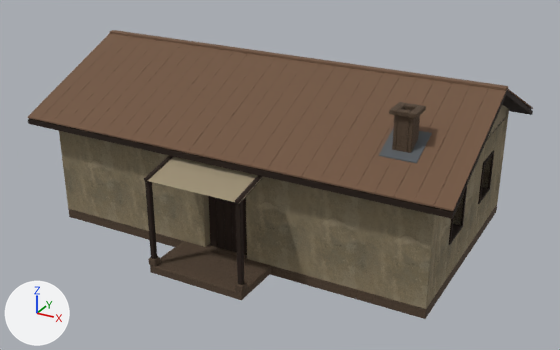
A saved change to the glTF model assets/buildings/world-architecture-v1/d_pilgrim.glb.
One viewpoint serves both versions: a 50 mm camera at (10.79, -19.89, 11.02) aimed at (0.28, -0.79, 1.47). Lighting does not change. The marker at lower left points along +X, +Y and +Z. The older version comes first. Objects named as collision shapes, trigger or cutter boxes, shadow casters or lower levels of detail are left out. Vertices at exactly the same position are counted once.

The scene before the commit, as lines of its bpy script (objects in view):
```python
me_cube_002 = bpy.data.meshes.new('Cube.002')
me_cube_002.from_pydata(...)  # 615 vertices, 1176 faces; spans x -2.65..9.35, y -0.2..6.8, z -1.7..3.08
me_cube_002.materials.append(mat_dp_lime)
me_cube_013 = bpy.data.meshes.new('Cube.013')
me_cube_013.from_pydata(...)  # 600 vertices, 1116 faces; spans x -0.8..12.4, y -3.17..6.04, z -1.58..3.14
me_cube_013.materials.append(mat_dp_timber)
me_cube_103 = bpy.data.meshes.new('Cube.103')
me_cube_103.from_pydata(...)  # 24 vertices, 44 faces; spans x -0.13..0.13, y -0.04..0.04, z -1.18..1.18
me_cube_103.materials.append(mat_dp_timber)
me_roof_clay_plate = bpy.data.meshes.new('roof clay plate')
me_roof_clay_plate.from_pydata(...)  # 4260 vertices, 6518 faces; spans x -6.6..6.6, y -4.1..4.1, z 3.17..5.0
me_roof_clay_plate.materials.append(mat_dp_fired_roof_clay)  # brown #735742
me_stove_flashing = bpy.data.meshes.new('stove flashing')
me_stove_flashing.from_pydata(...)  # 72 vertices, 136 faces; spans x 4.17..5.35, y -3.05..-1.95, z 0.46..4.15
me_stove_flashing.materials.append(mat_dp_stove_iron)  # dark grey #55595d
ob_door_plank_002 = bpy.data.objects.new('Door plank.002', me_cube_103)
ob_door_plank_002.parent = ob_entryportal_entry_hinge
ob_door_plank_002.location = (0.65, 0.0, 1.18)
ob_portal_wall = bpy.data.objects.new('portal wall', me_cube_002)
ob_portal_wall.location = (-3.35, -3.3, 1.7)
ob_roof_clay_plate = bpy.data.objects.new('roof clay plate', me_roof_clay_plate)
ob_roof_clay_plate.location = (0.0, 0.0, 0.0)
ob_stove_flashing = bpy.data.objects.new('stove flashing', me_stove_flashing)
ob_stove_flashing.location = (0.0, 0.0, 0.0)
ob_window_jamb = bpy.data.objects.new('window jamb', me_cube_013)
ob_window_jamb.location = (-5.8, -1.94, 1.77)
# also in view: 'entry shade' at (0.0, -4.3, 2.78); 'foundation' at (0.0, -0.8, 2.29)
```
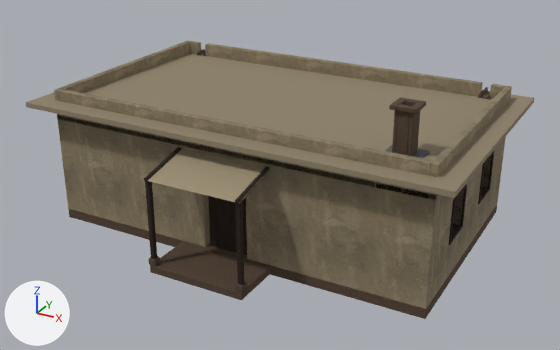
Where the newer file only moved an object's origin or applied its transform, the numbers keep the older frame.

Where the change shows, as pixel boxes [x1, y1, x2, y2] in the pictures (560 x 350 px; the box of a moved part takes in the faces that stretch with it):
'portal wall', reshaped: before [59, 105, 509, 309]; after [25, 41, 534, 309]
'roof clay plate', deleted (brown): before [28, 30, 533, 211]
'window jamb', reshaped (13% narrower, 14% shorter): before [28, 90, 533, 285]; after [57, 117, 494, 285]
'stove flashing', reshaped (mostly hidden afterwards): before [379, 130, 432, 163]; after [385, 145, 430, 158]
part 1 of me_cube_002, added: after [189, 41, 201, 55]
part 2 of me_cube_002, rebuilt (not visible before): after [54, 41, 191, 101]
part 3 of me_cube_002, added (brown): after [25, 49, 534, 198]
part 4 of me_cube_002, added (brown): after [59, 89, 433, 176]
part 5 of me_cube_002, added (brown): after [205, 43, 483, 97]
part 6 of me_cube_002, moved or reshaped: before [59, 105, 509, 309]; after [57, 84, 512, 309]
part 7 of me_cube_002, edited (looks the same): [59, 131, 506, 309] in both
part 8 of me_stove_flashing, moved or reshaped (not visible afterwards): before [388, 150, 411, 161]
part 9 of me_cube_013, deleted: before [28, 90, 533, 219]

Diff of the bpy script that builds the scene:
```diff
--- a/assets/buildings/world-architecture-v1/d_pilgrim.glb.py
+++ b/assets/buildings/world-architecture-v1/d_pilgrim.glb.py
@@ mat_dp_lime_001 @@
+mat_dp_lime_001 = bpy.data.materials.new('DP lime.001')
+# colours: beige #e5d7bf
+# uses the picture img_plaster_grey_04_diff_1k
@@ me_cube_002 @@
 # used by ob_portal_wall; location = (-3.35, -3.3, 1.7)
-me_cube_002.from_pydata(...)  # 615 vertices, 1176 faces; spans x -2.65..9.35, y -0.2..6.8, z -1.7..3.08
+me_cube_002.from_pydata(...)  # 775 vertices, 1456 faces; spans x -3.25..9.95, y -0.8..7.4, z -1.7..2.28
+# me_cube_002 part 1: the loose piece of 24 vertices spanning x -2.65..-2.25, y 5.2..6.4, z -1.7..1.4 is copied, and the copy is scaled about its middle by (1, 0.153, 0.149), then moved by (0.2, 0.9, 2.19), in mat_dp_lime_001; it spans x -2.45..-2.05, y 6.6..6.8, z 1.8..2.28
+# me_cube_002 part 2: the loose piece of 10 vertices spanning x -2.65..-2.25, y 0.0..6.6, z 1.4..3.08 is rebuilt with 24 vertices and now spans x -2.65..-2.45, y -0.2..6.8, z 1.8..2.28, in mat_dp_lime_001
+# me_cube_002 part 3: a new loose piece of 24 vertices spanning x -3.25..9.95, y -0.8..7.4, z 1.69..1.96, in mat_dp_lime_001
+# me_cube_002 part 4: a new loose piece of 24 vertices spanning x -2.45..9.15, y -0.2..0.0, z 1.8..2.28, in mat_dp_lime_001
+# me_cube_002 part 5: a new loose piece of 24 vertices spanning x -1.75..8.45, y 6.6..6.8, z 1.8..2.28, in mat_dp_lime_001
+# me_cube_002 part 6: 157 vertices moved from x -2.65..9.35, y -0.2..6.8, z 1.38..1.7 to x -2.65..9.35, y -0.2..6.8, z 1.78..1.8; 29 vertices removed from x -2.64..9.35, y -0.19..6.78, z 1.38..3.08; 79 vertices added at x -2.64..9.35, y -0.2..6.8, z 1.78..2.28
+# me_cube_002 part 7: 983 faces spanning x -2.65..9.35, y -0.2..6.8, z -1.7..1.8 switch from mat_dp_lime to mat_dp_lime_001
@@ me_stove_flashing @@
 # used by ob_stove_flashing; location = (0.0, 0.0, 0.0)
-me_stove_flashing.from_pydata(...)  # 72 vertices, 136 faces; spans x 4.17..5.35, y -3.05..-1.95, z 0.46..4.15
+me_stove_flashing.from_pydata(...)  # 72 vertices, 136 faces; spans x 4.17..5.35, y -3.05..-1.95, z 0.46..3.67
+# me_stove_flashing part 8: all 4 vertices in x 4.55..5.05, y -2.75, z 3.79..3.82 are moved by (0.0, 0.0, -0.15)
+# other edits to the shape of me_stove_flashing do not show in these pictures
 me_stove_flashing.materials.append(mat_dp_stove_iron)
@@ me_cube_013 @@
 # used by ob_window_jamb; location = (-5.8, -1.94, 1.77)
-me_cube_013.from_pydata(...)  # 600 vertices, 1116 faces; spans x -0.8..12.4, y -3.17..6.04, z -1.58..3.14
+me_cube_013.from_pydata(...)  # 572 vertices, 1056 faces; spans x -0.24..11.84, y -3.17..5.44, z -1.58..1.42
+# me_cube_013 part 9: the loose piece of 28 vertices spanning x -0.8..12.4, y -2.16..6.04, z 1.21..3.14 is deleted
 me_cube_013.materials.append(mat_dp_timber)
@@ ob_roof_clay_plate @@
-ob_roof_clay_plate = bpy.data.objects.new('roof clay plate', me_roof_clay_plate)
-ob_roof_clay_plate.location = (0.0, 0.0, 0.0)
```
